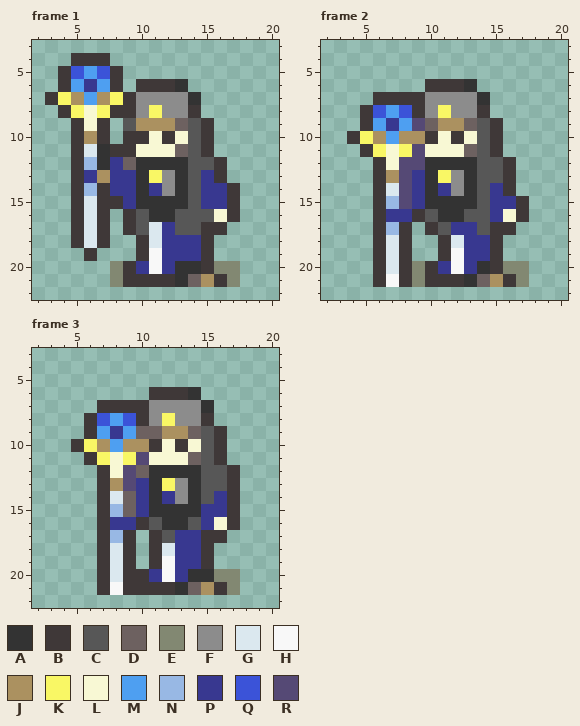
Animated GIF sprite -- assets/Black/bishop.gif. The picture above was drawn from the file before the commit.
The file is 23x23 pixels, 3 frames. Shown: frame 1: x 2..20, y 3..22; frame 2: x 2..20, y 3..22; frame 3: x 2..20, y 3..22.
Palette (. is transparent): A #333333  B #3f3838  C #575757  D #6d6160  E #828872  F #8c8c8c  G #dbe8ef  H #f8f8f8  J #ab9160  K #f9f765  L #f8f8d4  M #4e9ff1  N #98b8e4  P #383890  Q #3b53d8  R #554975
Pixels before, frame 1, first column x 3:
 4 ..BBB..........
 5 .BQMQB.........
 6 .BMPMB.BBBA....
 7 BKJMJKBFFFFA...
 8 .BKLKBBFKFFB...
 9 ..BLB.CJJJDCB..
10 ..BJB.BBLBLCB..
11 ..BGABBLLLDCB..
12 ..BNAPDAAAACCB.
13 ..BPJPPAKFACPB.
14 ..BNBPPAPFACPPB
15 ..BGBBPAAAACPPB
16 ..BGB.BCAACCCLB
17 ..BGB.BCGPCCBB.
18 ..BGB..BGPPPB..
19 ...B...BHPPPB..
20 .....EBPHPAABEE
21 .....EBBBBADJBE
Pixels before, frame 2, first column x 4:
 6 ......BBBA....
 7 ..BBBBFFFFA...
 8 .BQMQBFKFFB...
 9 .BMPMRDJJDCB..
10 BKJMJJBLBLCB..
11 .BKLKRLLLDCB..
12 ..BLRRAAAACCB.
13 ..BJRPAKFACCB.
14 ..BGRPAPFACPB.
15 ..BNRPAAAACPPB
16 ..BPPBCAACCPLB
17 ..BNB.BCPPCBB.
18 ..BGB..BGPPB..
19 ..BGB..BHPPB..
20 ..BGBEBPHPABEE
21 ..BHBEBBBADJBE
Pixels before, frame 3, first column x 5:
 6 ......BBBA...
 7 ..BBBBFFFFA..
 8 .BQMQBFKFFB..
 9 .BMPMDDJJDCB.
10 BKJMJJBLBLCB.
11 .BKLKRLLLDCB.
12 ..BLRDAAAACCB
13 ..BJRPAKFACCB
14 ..BGDPAPFACPB
15 ..BNDPAAAAPPB
16 ..BPPBCAACPLB
17 ..BNB.BCPPBB.
18 ..BGB.BGPPB..
19 ..BGB.BHPPB..
20 ..BGBBPHPAAEE
21 ..BHBBBBADJBE
The same view after the edit:
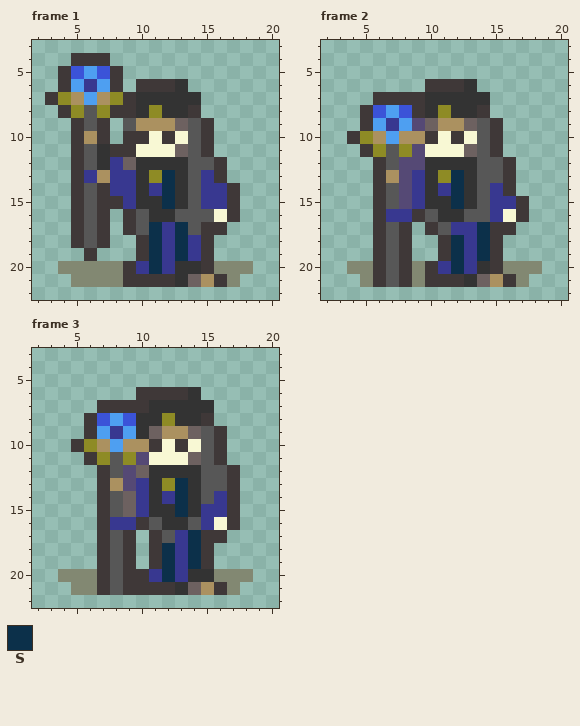
Colours new in this view: S #0c304a
The exact change:
colour K: #f9f765 -> #8e8b25
Changed rows in their new state; - is a pixel that keeps its letter.
Frame 1:
first column x 4:
 7 ------AAAA-----
 8 --C---A-AA-----
 9 --C------------
11 --C------------
12 --C------------
13 --------S------
14 --C-----S------
15 --C-----S------
16 --C------------
17 --C----S-S-----
18 --C----S-S-----
19 -------S-S-----
20 EEEE---S------E
21 -EEE-----------
Frame 2:
first column x 4:
 7 ------AAAA-----
 8 ------A-AA-----
11 ---C-----------
12 ---C-----------
13 --------S------
14 ---C----S------
15 ---C----S------
17 ---C------S----
18 ---C----S-S----
19 ---C----S-S----
20 EE-C----S-----E
21 -E-C-----------
Frame 3:
first column x 4:
 6 ------B--------
 7 -------AAAA----
 8 ------AA-AA----
 9 ------A--------
11 ----C----------
12 ----C----------
13 ---------S-----
14 ----C----S-----
15 ----C----S-----
17 ----C-----S----
18 ----C---S-S----
19 ----C---S-S----
20 EEE-C---S-----E
21 -EE-C----------
Where, in picture pixels (left, top, right, bottom), the same in both pictures:
changed: (58, 92, 188, 287)
added: (240, 261, 253, 274)
changed: (347, 92, 542, 287)
changed: (58, 387, 253, 595)
